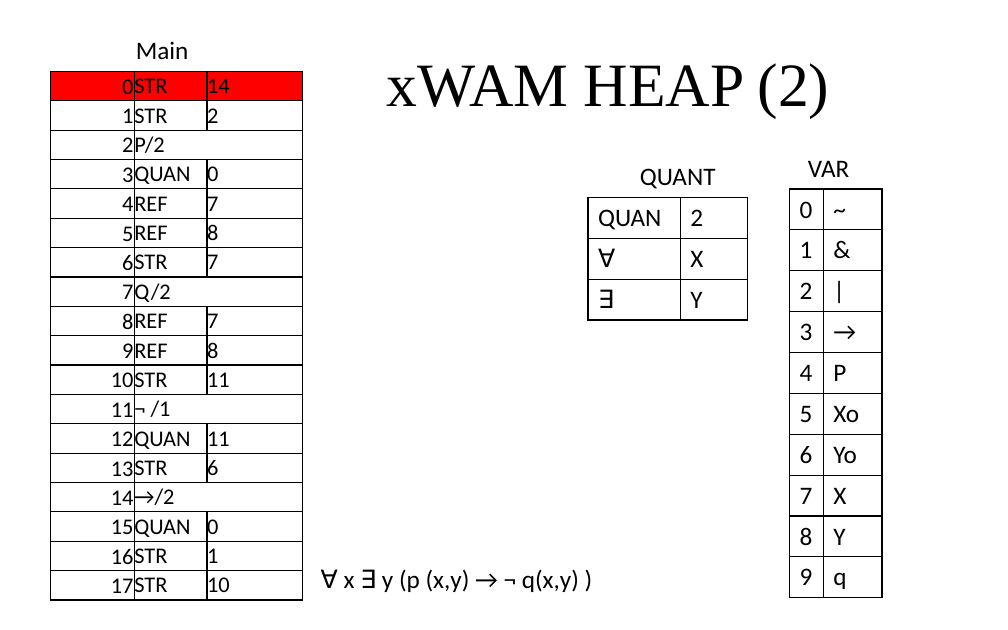
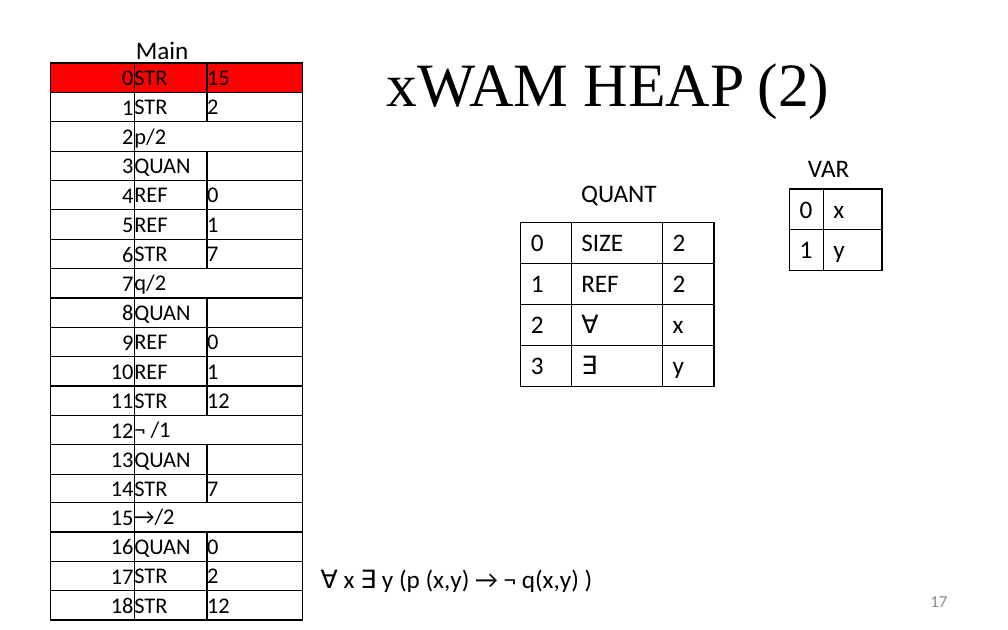
Before and after one commit to giang-rocker/logic, a slide deck: slide 17 of Report/SUY LUẬN TỰ NHIÊN.pptx (slide 15 before the commit). Drawn at 1008x630 pixels with LibreOffice and Linux fonts; fonts in the diff are those of the drawing. Boxes give left, top, right and bottom in pixels: in the first picture for what was removed or moved away, otherwise in the second. Text is boxed around its words. In the diff, an @@ line names an element or a change of style, - is before the commit and + after.

```diff
--- a/Report/SUY LUẬN TỰ NHIÊN.pptx
+++ b/Report/SUY LUẬN TỰ NHIÊN.pptx
@@ table at [50, 62, 302, 623] @@
-row 1, column 3: 14
+row 1, column 3: 15
-row 3, column 2: P/2
+row 3, column 2: p/2
-row 4, column 3: 0
+row 4, column 3: 
-row 5, column 3: 7
+row 5, column 3: 0
-row 6, column 3: 8
+row 6, column 3: 1
-row 8: 7 | Q/2 | 
-row 9: 8 | REF | 7
-row 10: 9 | REF | 8
-row 11: 10 | STR | 11
-row 12: 11 | ¬ /1 | 
-row 13: 12 | QUAN | 11
-row 14: 13 | STR | 6
-row 15: 14 | →/2 | 
-row 16: 15 | QUAN | 0
-row 17: 16 | STR | 1
-row 18: 17 | STR | 10
+row 8: 7 | q/2 | 
+row 9: 8 | QUAN | 
+row 10: 9 | REF | 0
+row 11: 10 | REF | 1
+row 12: 11 | STR | 12
+row 13: 12 | ¬ /1 | 
+row 14: 13 | QUAN | 
+row 15: 14 | STR | 7
+row 16: 15 | →/2 | 
+row 17: 16 | QUAN | 0
+row 18: 17 | STR | 2
+row 19: 18 | STR | 12
@@ table: place and size @@
-table at [50, 72, 302, 603]
+table at [50, 62, 302, 623]
@@ text "QUANT": place and size @@
-text "QUANT" at [640, 168, 716, 189]
+text "QUANT" at [581, 185, 657, 206]
@@ table at [789, 190, 881, 270] @@
-row 1: 0 | ~
-row 2: 1 | &
-row 3: 2 | |
-row 4: 3 | →
-row 5: 4 | P
-row 6: 5 | Xo
-row 7: 6 | Yo
-row 8: 7 | X
-row 9: 8 | Y
-row 10: 9 | q
+row 1: 0 | x
+row 2: 1 | y
@@ table at [521, 223, 715, 384] @@
-QUAN | 2
-∀ | X
-∃ | Y
+0 | SIZE | 2
+1 | REF | 2
+2 | ∀ | x
+3 | ∃ | y
@@ table: place and size @@
-table at [588, 198, 748, 319]
+table at [521, 223, 715, 384]
@@ page number added at [930, 596, 947, 607], 12 pt, text #8C8C8C @@
+17
```
Also in this commit, not shown: 23 other slides changed, 11 slides added, 1 slide removed, 7 other files.
